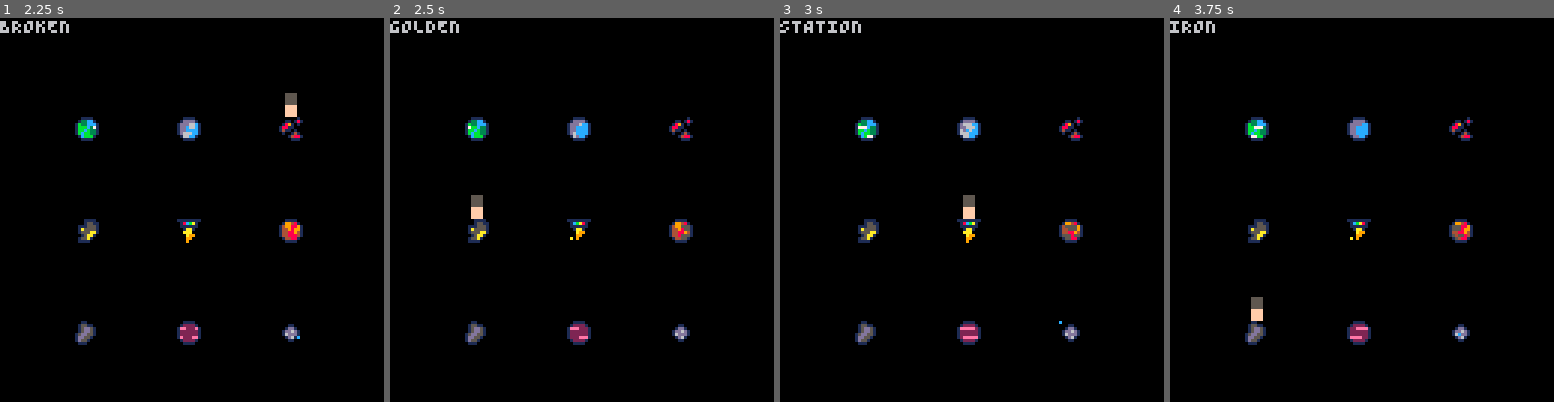
Above: before the commit, frames 1-4 (left to right).
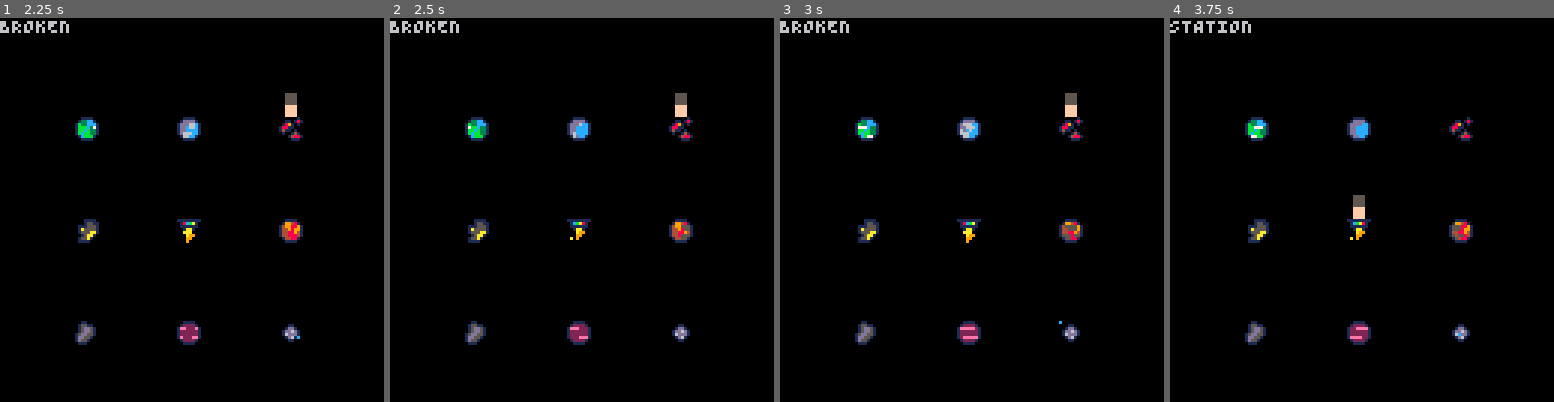
Above: after the commit, the same moments.

Repository: NeosCCV/pico-8-mescosstation
Game: PICO-8 cartridge regalo.p8
Two runs of this game, one before a commit and one after it. Both use one fixed random seed, a clock stepped at 60 frames per second and the inputs below.
Inputs:
- Up to frame 1 (2.25 s): tap O (Z key) at 0.7, 1.7, 2.1 s; hold Right 1.6-2.1 s; hold Up from 2.15 s (still down)
- Up to frame 2 (2.5 s): release Up at 2.42 s; hold Right from 2.47 s (still down)
- Up to frame 3 (3 s): keep holding Right; tap O (Z key) at 2.5, 2.9 s
- Up to frame 4 (3.75 s): release Right at 3.03 s; hold Left 3.08-3.58 s; tap O (Z key) at 3.3, 3.7 s; hold Down from 3.63 s (still down)

Frame 1 is identical in both runs. In frame 2, 0.5% of the frame differs, in the area x 0-78%, y 0-53%; in frame 3, 0.6%; in frame 4, 0.7%, in the area x 0-51%, y 0-79%.

Commit message:
playermovement fixed

Diff:
--- a/regalo.p8
+++ b/regalo.p8
@@ -177,10 +177,26 @@
 end
 --
 function playermovement()
-	if btnp(0) then playerpos-=1 end
-	if btnp(1) then playerpos+=1 end
-	if btnp(2) then playerpos-=3 end
-	if btnp(3) then playerpos+=3 end
+	if btnp(0) then --izq
+		if not (playerpos==1 or playerpos==4 or playerpos==7) then
+			playerpos-=1
+		end
+	end
+	if btnp(1) then --dcha
+		if not (playerpos==3 or playerpos==6 or playerpos==9) then
+			playerpos+=1
+		end
+	end
+	if btnp(2) then --up
+		if not (playerpos==1 or playerpos==2 or playerpos==3) then
+			playerpos-=3
+		end
+	end
+	if btnp(3) then --dwn
+		if not (playerpos==7 or playerpos==8 or playerpos==9) then
+			playerpos+=3
+		end
+	end
 end
 --
 --
@@ -231,14 +247,14 @@
 ---------------------------------------------------------------------------------
 ---------------------------------------------------------------------------------
 __gfx__
-00555500111111111111111111111111111111110000001000011110001100000000000000000000000000000000000000000000000000000000000000000000
-0055550001cba810018cba1001a8cb1001ba8c100011018100015511015511000000000000000000000000000000000000000000000000000000000000000000
-00555500011111100111111001111110011111100189101001115551015dd5100000000000000000000000000000000000000000000000000000000000000000
-00555500001aa100001aa100001aa100001aa1001881100001a55551015dd5100000000000000000000000000000000000000000000000000000000000000000
-00ffff00000a990000aaa000000a9000000aa0001411010001555aa115dd55100000000000000000000000000000000000000000000000000000000000000000
-00ffff0000099000000a990000999000090a9000010014100015aa101dd551000000000000000000000000000000000000000000000000000000000000000000
-00ffff000a090000000990000009909000099090000148810155a1001d5510000000000000000000000000000000000000000000000000000000000000000000
-00ffff00000000000009000000090000000900000000111001111000011100000000000000000000000000000000000000000000000000000000000000000000
+00555500111111111111111111111111111111110000001000011110001100000cc0000000000000000000000000000000000000000000000000000000000000
+0055550001cba810018cba1001a8cb1001ba8c10001101810001551101551100c00c0000000aa00000066600000bbb0000000000000000000000000000000000
+00555500011111100111111001111110011111100189101001115551015dd510c00c000000a000000000600000b0b00000000000000000000000000000000000
+00555500001aa100001aa100001aa100001aa1001881100001a55551015dd510c00c0cc000a0aa0000006000000bb00000000000000000000000000000000000
+00ffff00000a990000aaa000000a9000000aa0001411010001555aa115dd5510c00cc00c00a00a0000006000000b0b0000000000000000000000000000000000
+00ffff0000099000000a990000999000090a9000010014100015aa101dd551000cc000c0000aa0000006660000bbb00000000000000000000000000000000000
+00ffff000a090000000990000009909000099090000148810155a1001d55100000000c0000000000000000000000000000000000000000000000000000000000
+00ffff00000000000009000000090000000900000000111001111000011100000000cccc00000000000000000000000000000000000000000000000000000000
 00111100001111000011110000111100001111000011110000111100001111000011110000111100001111000011110000111100001111000011110000111100
 012222100122221001222210012222100122221001222210012222100122221001dddd1001dddd1001dddd1001dddd1001d6dd1001dddd1001dddd1001dddd10
 1eeeee2112eeeee1122eeee11222eee11e222ee11ee222e11eee22211eeee2211d666cc11dd6dcc11ddddcc11ddddcc11d6666c11ddd66c11ddd6cc11d66dcc1
